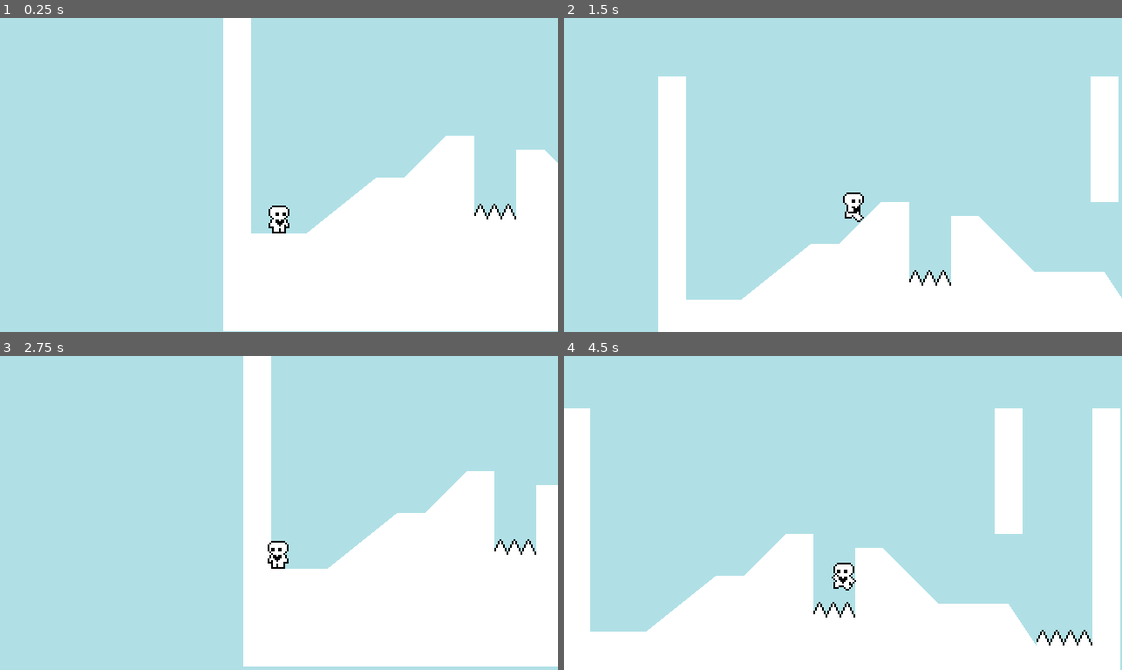
Above: before the commit, frames 1-4 (two rows, left to right).
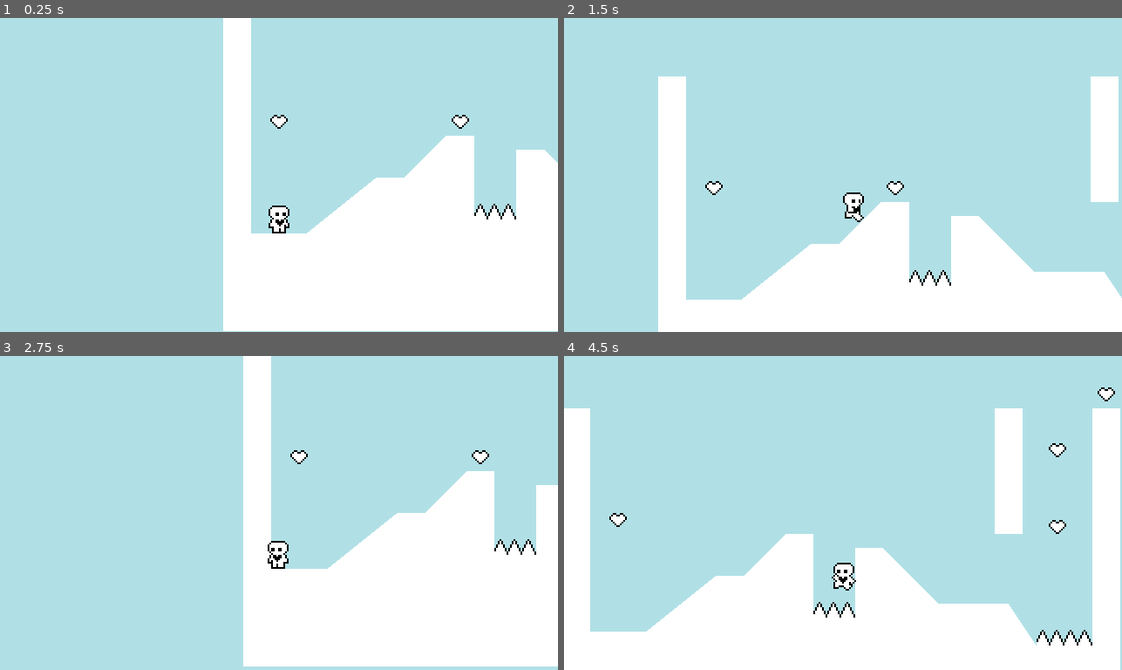
Above: after the commit, the same moments.

Repository: dewy-git/HeartPlatformer
Game: Godot game, scene res://scenes/world.tscn
Two runs of this game, one before a commit and one after it. Both use one fixed random seed, a clock stepped at 60 frames per second and the inputs below.
Inputs:
- Up to frame 1 (0.25 s): no input
- Up to frame 2 (1.5 s): hold Right (ui_right) from 0.53 s (still down); tap Up (ui_up) at 0.77 s
- Up to frame 3 (2.75 s): tap Up (ui_up) at 1.52 s; release Right (ui_right) at 2.03 s; hold Left (ui_left) from 2.03 s (still down)
- Up to frame 4 (4.5 s): release Left (ui_left) at 2.78 s; hold Right (ui_right) 2.78-4.28 s; tap Up (ui_up) at 3.02, 3.77 s; hold Left (ui_left) from 4.28 s (still down)

The runs differ from the first frame. In frame 1, 0.2% of the frame differs, in the area x 48-85%, y 30-36%; in frame 2, 0.2%; in frame 3, 0.2%; in frame 4, 0.4%, in the area x 8-99%, y 10-57%.

Commit message:
progress 6 (collectables + level comp)

Diff:
--- /dev/null
+++ b/assets/Events.gd
@@ -0,0 +1,3 @@
+extends Node
+
+signal level_completed
--- a/project.godot
+++ b/project.godot
@@ -14,6 +14,10 @@
 run/main_scene="res://scenes/world.tscn"
 config/features=PackedStringArray("4.1", "Forward Plus")
 config/icon="res://icon.svg"
+
+[autoload]
+
+Events="*res://assets/Events.gd"
 
 [display]
 
--- /dev/null
+++ b/scenes/heart.gd
@@ -0,0 +1,8 @@
+extends Area2D
+
+
+func _on_body_entered(body):
+	queue_free()
+	var hearts = get_tree().get_nodes_in_group("Hearts")
+	if hearts.size() == 1:
+		Events.level_completed.emit()
--- /dev/null
+++ b/scenes/heart.tscn
@@ -0,0 +1,20 @@
+[gd_scene load_steps=4 format=3 uid="uid://3ybldw0telh6"]
+
+[ext_resource type="Texture2D" uid="uid://6cvboyygiiyk" path="res://assets/heart.png" id="1_awhs0"]
+[ext_resource type="Script" path="res://scenes/heart.gd" id="1_ldtcp"]
+
+[sub_resource type="CircleShape2D" id="CircleShape2D_lfweu"]
+radius = 5.0
+
+[node name="Heart" type="Area2D" groups=["Hearts"]]
+collision_layer = 0
+collision_mask = 2
+script = ExtResource("1_ldtcp")
+
+[node name="Sprite2D" type="Sprite2D" parent="."]
+texture = ExtResource("1_awhs0")
+
+[node name="CollisionShape2D" type="CollisionShape2D" parent="."]
+shape = SubResource("CircleShape2D_lfweu")
+
+[connection signal="body_entered" from="." to="." method="_on_body_entered"]
--- /dev/null
+++ b/scenes/level_completed.tscn
@@ -0,0 +1,21 @@
+[gd_scene format=3 uid="uid://5o0gi5kchy2h"]
+
+[node name="LevelCompleted" type="ColorRect"]
+anchors_preset = 15
+anchor_right = 1.0
+anchor_bottom = 1.0
+grow_horizontal = 2
+grow_vertical = 2
+color = Color(0.988235, 0.686275, 1, 0.215686)
+
+[node name="CenterContainer" type="CenterContainer" parent="."]
+layout_mode = 1
+anchors_preset = 15
+anchor_right = 1.0
+anchor_bottom = 1.0
+grow_horizontal = 2
+grow_vertical = 2
+
+[node name="Label" type="Label" parent="CenterContainer"]
+layout_mode = 2
+text = "♡ Level Completed ♡"
--- a/scenes/world.tscn
+++ b/scenes/world.tscn
@@ -1,9 +1,11 @@
-[gd_scene load_steps=6 format=3 uid="uid://kvtp5g5xmjtx"]
+[gd_scene load_steps=8 format=3 uid="uid://kvtp5g5xmjtx"]
 
 [ext_resource type="Script" path="res://scripts/world.gd" id="1_ks6bk"]
 [ext_resource type="PackedScene" uid="uid://c66andaynsj5m" path="res://scenes/player.tscn" id="2_wsndy"]
 [ext_resource type="Resource" uid="uid://c3gd0e07m0o73" path="res://assets/DefaultMovementData.tres" id="3_lrg4w"]
 [ext_resource type="PackedScene" uid="uid://5mteiyftmquw" path="res://scenes/spikes.tscn" id="4_1gu34"]
+[ext_resource type="PackedScene" uid="uid://3ybldw0telh6" path="res://scenes/heart.tscn" id="5_nrmcl"]
+[ext_resource type="PackedScene" uid="uid://5o0gi5kchy2h" path="res://scenes/level_completed.tscn" id="6_c3wnr"]
 
 [sub_resource type="RectangleShape2D" id="RectangleShape2D_eha5c"]
 size = Vector2(16, 72)
@@ -51,3 +53,23 @@
 
 [node name="Spikes4" parent="." instance=ExtResource("4_1gu34")]
 position = Vector2(272, 136)
+
+[node name="Heart" parent="." instance=ExtResource("5_nrmcl")]
+position = Vector2(136, 64)
+
+[node name="Heart2" parent="." instance=ExtResource("5_nrmcl")]
+position = Vector2(284, 68)
+
+[node name="Heart3" parent="." instance=ExtResource("5_nrmcl")]
+position = Vector2(284, 24)
+
+[node name="Heart4" parent="." instance=ExtResource("5_nrmcl")]
+position = Vector2(312, -8)
+
+[node name="Heart5" parent="." instance=ExtResource("5_nrmcl")]
+position = Vector2(32, 64)
+
+[node name="CanvasLayer" type="CanvasLayer" parent="."]
+
+[node name="LevelCompleted" parent="CanvasLayer" instance=ExtResource("6_c3wnr")]
+visible = false
--- a/scripts/world.gd
+++ b/scripts/world.gd
@@ -2,7 +2,13 @@
 
 @onready var collision_polygon_2d = $StaticBody2D/CollisionPolygon2D
 @onready var polygon_2d = $StaticBody2D/CollisionPolygon2D/Polygon2D
+@onready var level_completed = $CanvasLayer/LevelCompleted
 
 func _ready():
 	RenderingServer.set_default_clear_color(Color.POWDER_BLUE)
 	polygon_2d.polygon = collision_polygon_2d.polygon
+	Events.level_completed.connect(show_level_completed)
+
+func show_level_completed():
+	level_completed.show()
+	get_tree().paused = true
Binary file added: assets/heart.png
Not shown, added: assets/heart.png.import
